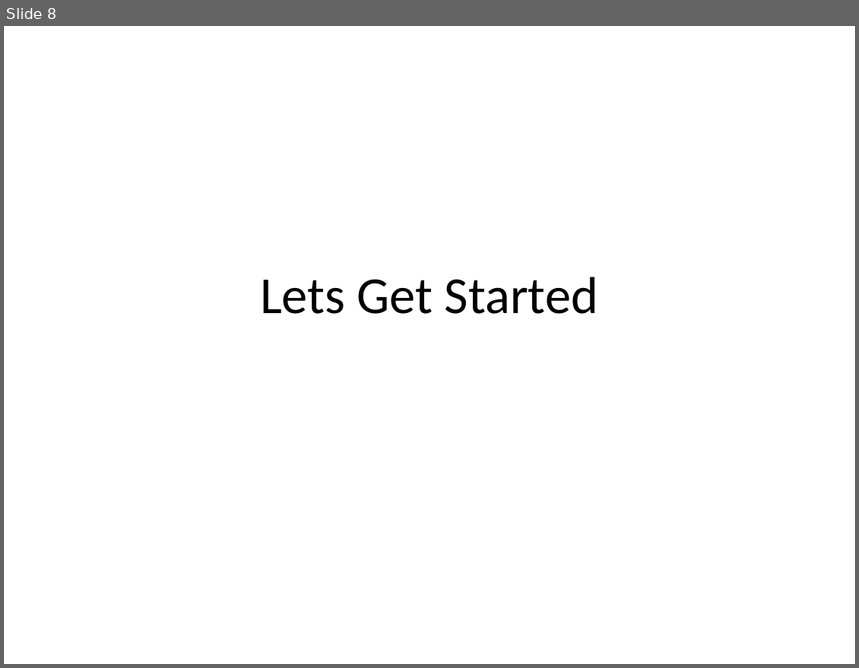
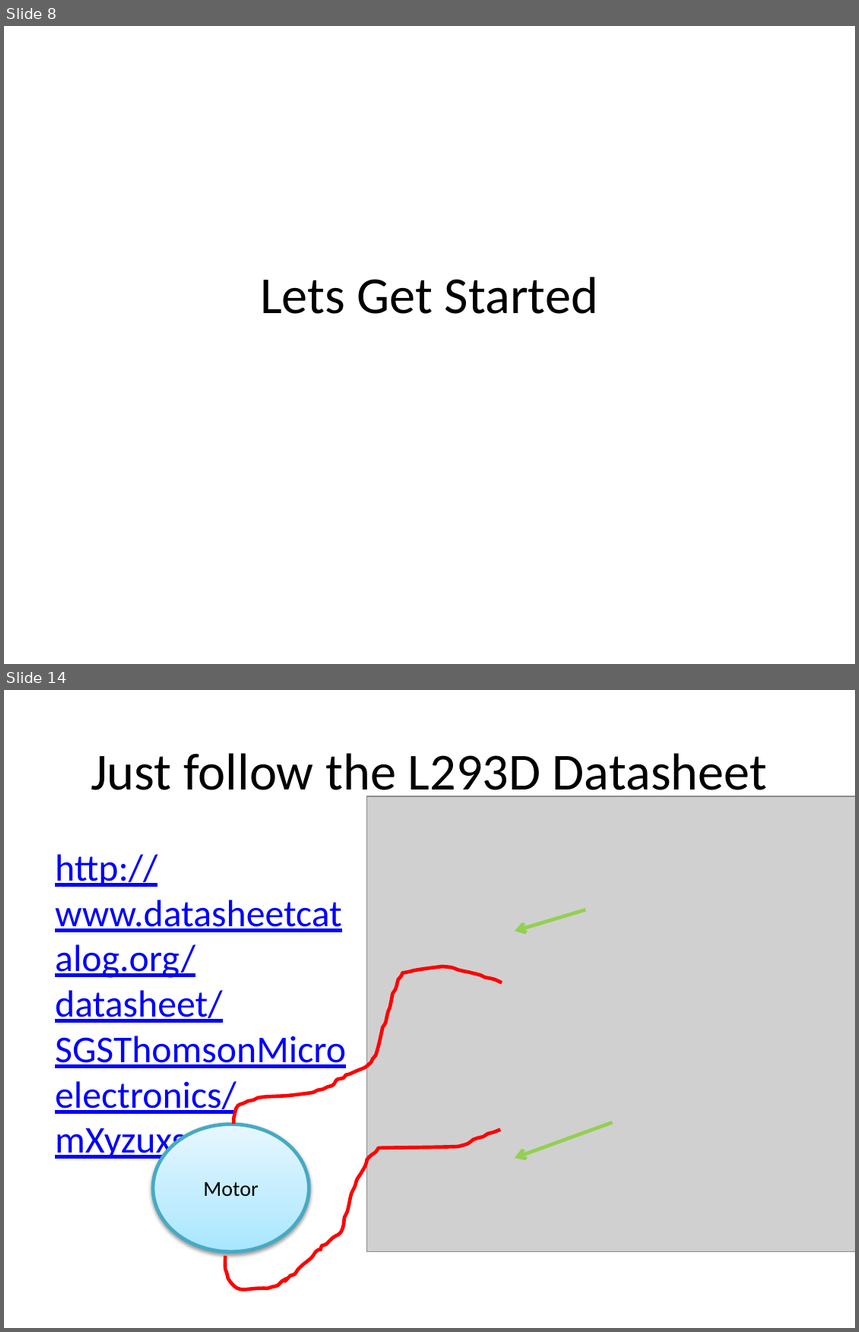
Before and after one commit to antfriend/Tele, a slide deck: Zoomba.pptx. Shown one above the other, each under a label of ours: slide 8 before the commit, slides 8 and 14 after it; the slides between them are not shown. The pictures are 859x668 and 859x1332 pixels, drawn with LibreOffice and Linux fonts; fonts in the diff are those of the drawing; grey boxes stand for pictures. Boxes give left, top, right and bottom in pixels: in the first picture for what was removed or moved away, otherwise in the second. Text is boxed around its words. In the diff, an @@ line names an element or a change of style, - is before the commit and + after.

```diff
--- a/Zoomba.pptx
+++ b/Zoomba.pptx
@@ slide 14 added at (4, 690, 855, 1328), background #FFFFFF @@
@@ title added at (91, 753, 767, 802), 44 pt, text #000000 @@
+Just follow the L293D Datasheet
@@ picture added at (367, 796, 855, 1252) @@
@@ text added at (55, 854, 342, 1162), 32 pt, text #0000FF, underline @@
+http://www.datasheetcatalog.org/datasheet/SGSThomsonMicroelectronics/mXyzuxsr.pdf
@@ arrow added from (585, 910) to (515, 931), #92D050 3 pt @@
@@ freeform shape added at (234, 967, 502, 1124), outline #FF0000 3 pt @@
@@ arrow added from (613, 1122) to (515, 1158), #92D050 3 pt @@
@@ ellipse added at (153, 1124, 309, 1252), fill gradient #A7E6FF to #C1EDFF to #E7F8FF, outline #46AAC5 3 pt, 18 pt, text #000000 @@
+Motor
@@ freeform shape added at (225, 1130, 501, 1290), outline #FF0000 3 pt @@
```
Also in this commit, not shown: 7 slides changed, 4 other slides added, 1 slide removed.
